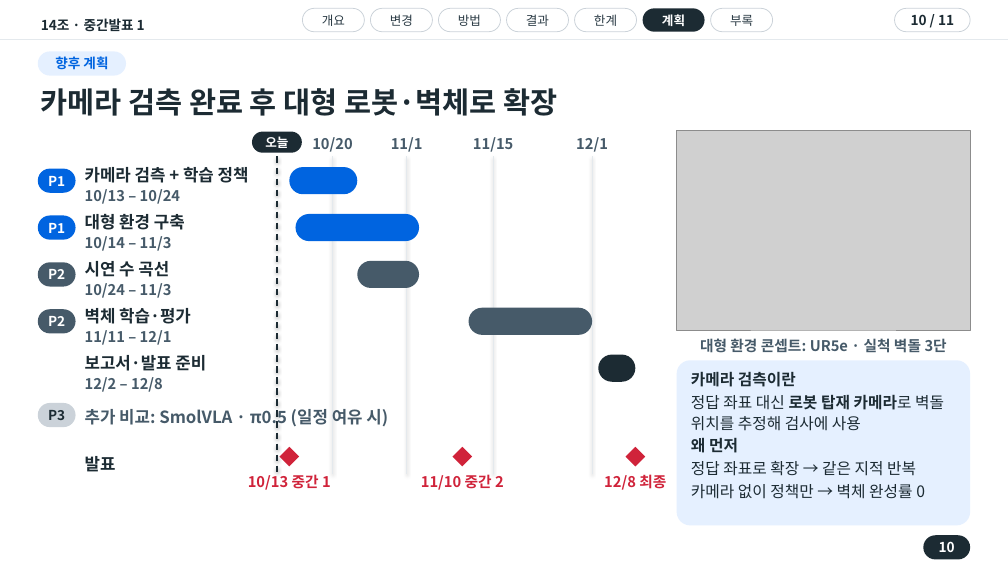
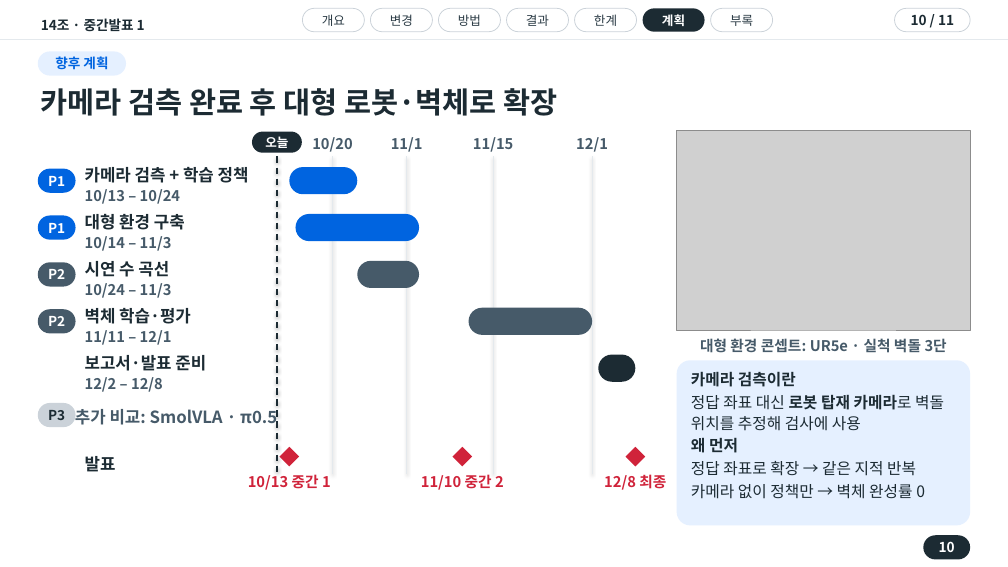
Before and after one commit to wonyoungjacob/masonry-IL-capstone, a slide deck: slide 10 of 01_사기설/중간발표1/중간발표1_v9_20261011.pptx. Drawn at 1008x567 pixels with LibreOffice and Linux fonts; fonts in the diff are those of the drawing; grey boxes stand for pictures. Boxes give left, top, right and bottom in pixels: in the first picture for what was removed or moved away, otherwise in the second. Text is boxed around its words. In the diff, an @@ line names an element or a change of style, - is before the commit and + after.

```diff
--- a/01_사기설/중간발표1/중간발표1_v9_20261011.pptx
+++ b/01_사기설/중간발표1/중간발표1_v9_20261011.pptx
@@ text at bbox=[75, 409, 277, 428]: text changed @@
-추가 비교: SmolVLA · π0.5 (일정 여유 시)
+추가 비교: SmolVLA · π0.5
```
Also in this commit, not shown: 4 other files.
